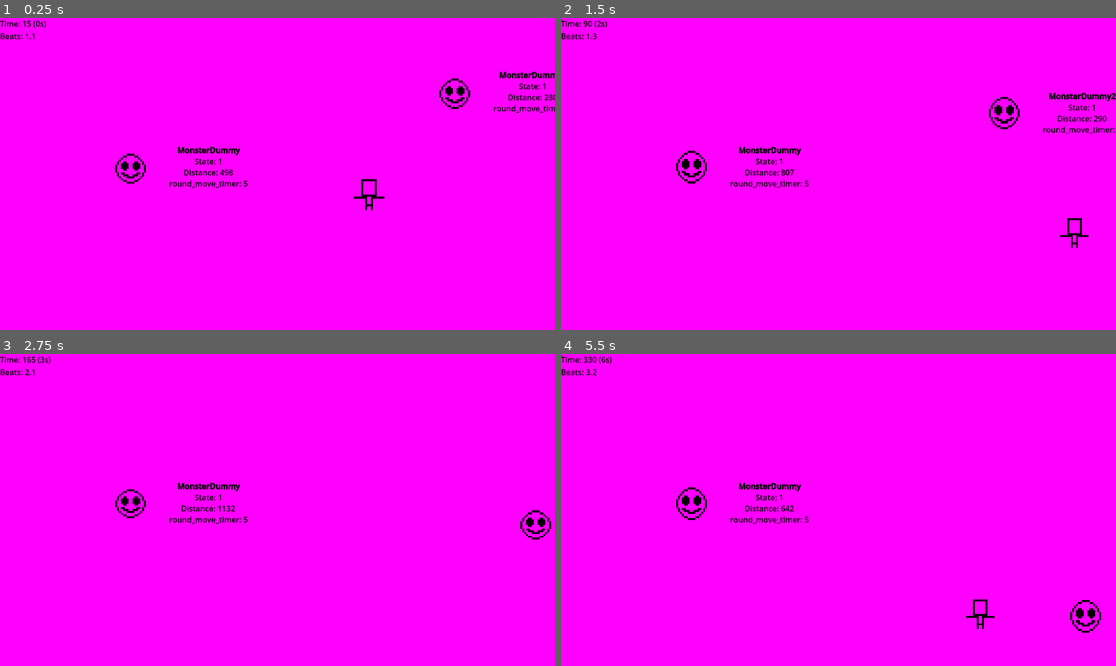
Above: before the commit, frames 1-4 (two rows, left to right).
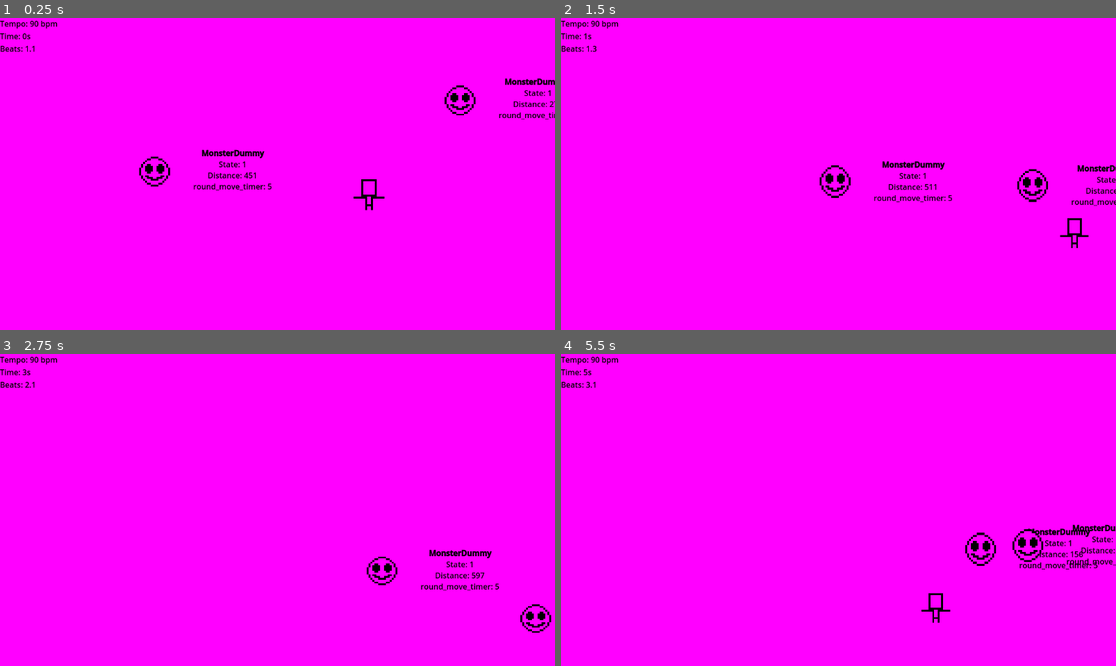
Above: after the commit, the same moments.

Repository: slost/1bj-hero-core
Game: Godot game, scene res://Scenes/Game/game.tscn
The game is run twice, just before and just after one commit, with the same random seed, the same clock (stepped at 60 frames per second) and the same inputs.
Inputs:
- Up to frame 1 (0.25 s): no input
- Up to frame 2 (1.5 s): hold Right (move_right) 0.53-1.28 s; hold Down (move_down) from 1.28 s (still down)
- Up to frame 3 (2.75 s): release Down (move_down) at 2.03 s; hold Right (move_right) from 2.03 s (still down)
- Up to frame 4 (5.5 s): release Right (move_right) at 2.78 s; hold Up (move_up) 2.78-3.53 s; hold Left (move_left) 3.53-5.03 s; hold Down (move_down) from 5.03 s (still down)

The runs differ from the first frame. In frame 1, 2.6% of the frame differs, in the area x 0-100%, y 0-56%; in frame 2, 2.9%, in the area x 0-100%, y 0-61%; in frame 3, 2.1%; in frame 4, 2.7%.

Commit message:
Update MusicHandler

Diff:
--- a/Scenes/Game/map.tscn
+++ b/Scenes/Game/map.tscn
@@ -21,11 +21,12 @@
 [node name="MonsterDummy" parent="." instance=ExtResource("3_qrfdy")]
 position = Vector2(271, 311)
 scale = Vector2(4, 4)
+move_behavior = 1
 
 [node name="MonsterDummy2" parent="." instance=ExtResource("3_qrfdy")]
 position = Vector2(989, 133)
 scale = Vector2(4, 4)
-move_behavior = 3
+move_behavior = 1
 
 [node name="Player" parent="." instance=ExtResource("2_ljpgr")]
 editor_description = "ผู้เล่นไง"
--- a/Scenes/Game/music_handler.gd
+++ b/Scenes/Game/music_handler.gd
@@ -1,38 +1,42 @@
 extends Node
 
-@export var tempo: float = 140.0
+@export var tempo: float = 90
 
 var time: float = 0.0
 var beats: int = 1
 var bars: int = 1
-var bar_timer = 0
-var beats_timer = 0
+var bar_timer: float = 0.0
+var beats_timer: float = 0.0
+
 var is_played = false
 
 func _process(_delta) -> void:
+
 	Global.tempo = tempo
 
-	time += 1
-	bar_timer += 1
-	beats_timer += 1
+	var seconds_per_bar: float = 60 / tempo
 
-	if beats_timer == tempo:
-		beats += 1
-		beats_timer = 0
+	time += _delta
+	bar_timer += _delta
 
-	if bar_timer == tempo / 4:
+	if bar_timer >= seconds_per_bar:
+		is_played = false
 		bars += 1
-		bar_timer = 0
+		bar_timer -= seconds_per_bar
 
 	if bars > 4:
 		bars = 1
+		beats += 1
 
 	if Global.is_debugging:
-		$Debugger.text = "Time: " + str(time) + " (" + str( round(time / 60) ) \
-		+ "s)"+ "\nBeats: "+ str(beats) + "." + str(bars)
+		$Debugger.text =  "Tempo: %s bpm\n" % tempo  + \
+		"Time: " + str(round(time)) + "s" + "\nBeats: "+ str(beats) + "." + str(bars)
 
 	if !is_played:
 		play_sound(1, $Kick)
+		play_sound(2, $Snare)
+		play_sound(3, $Kick)
+		play_sound(4, $Snare)
 		is_played = true
 
 
--- a/Scenes/Game/music_handler.tscn
+++ b/Scenes/Game/music_handler.tscn
@@ -1,8 +1,9 @@
-[gd_scene load_steps=4 format=3 uid="uid://c837xeovaxpfe"]
+[gd_scene load_steps=5 format=3 uid="uid://c837xeovaxpfe"]
 
 [ext_resource type="Script" path="res://Scenes/Game/music_handler.gd" id="1_lu2mf"]
 [ext_resource type="AudioStream" uid="uid://3f62s5oe1gpf" path="res://Assets/Sound/kick.wav" id="2_bvbym"]
 [ext_resource type="Theme" uid="uid://biqe21c3m8tyk" path="res://Assets/theme.tres" id="3_qles2"]
+[ext_resource type="AudioStream" uid="uid://dyp7ya0h7gwo" path="res://Assets/Sound/snare.wav" id="3_vytnq"]
 
 [node name="MusicHandler" type="Node"]
 script = ExtResource("1_lu2mf")
@@ -10,6 +11,9 @@
 [node name="Kick" type="AudioStreamPlayer" parent="."]
 stream = ExtResource("2_bvbym")
 
+[node name="Snare" type="AudioStreamPlayer" parent="."]
+stream = ExtResource("3_vytnq")
+
 [node name="Debugger" type="Label" parent="."]
 offset_right = 478.0
 offset_bottom = 193.0
